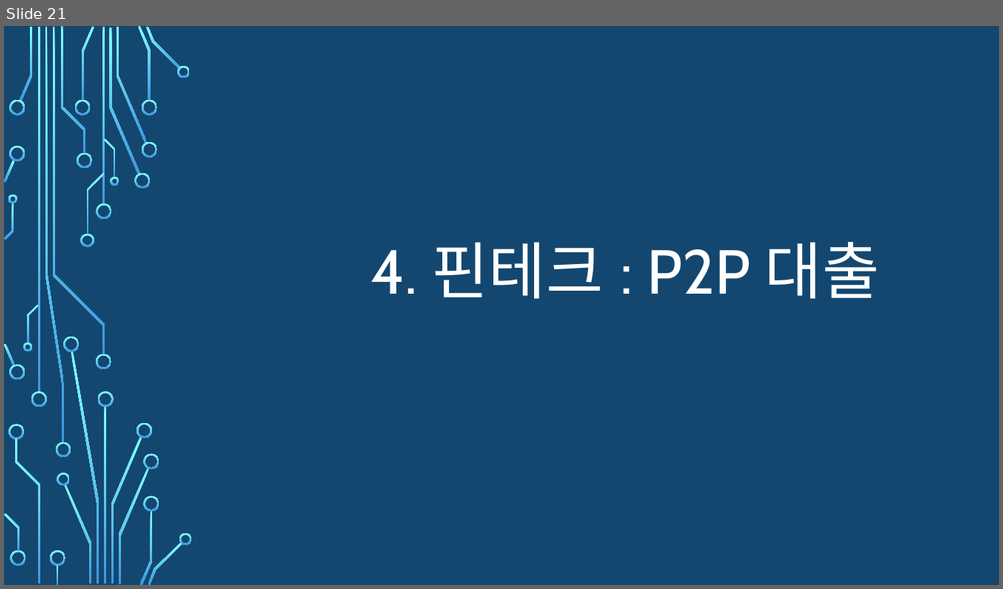
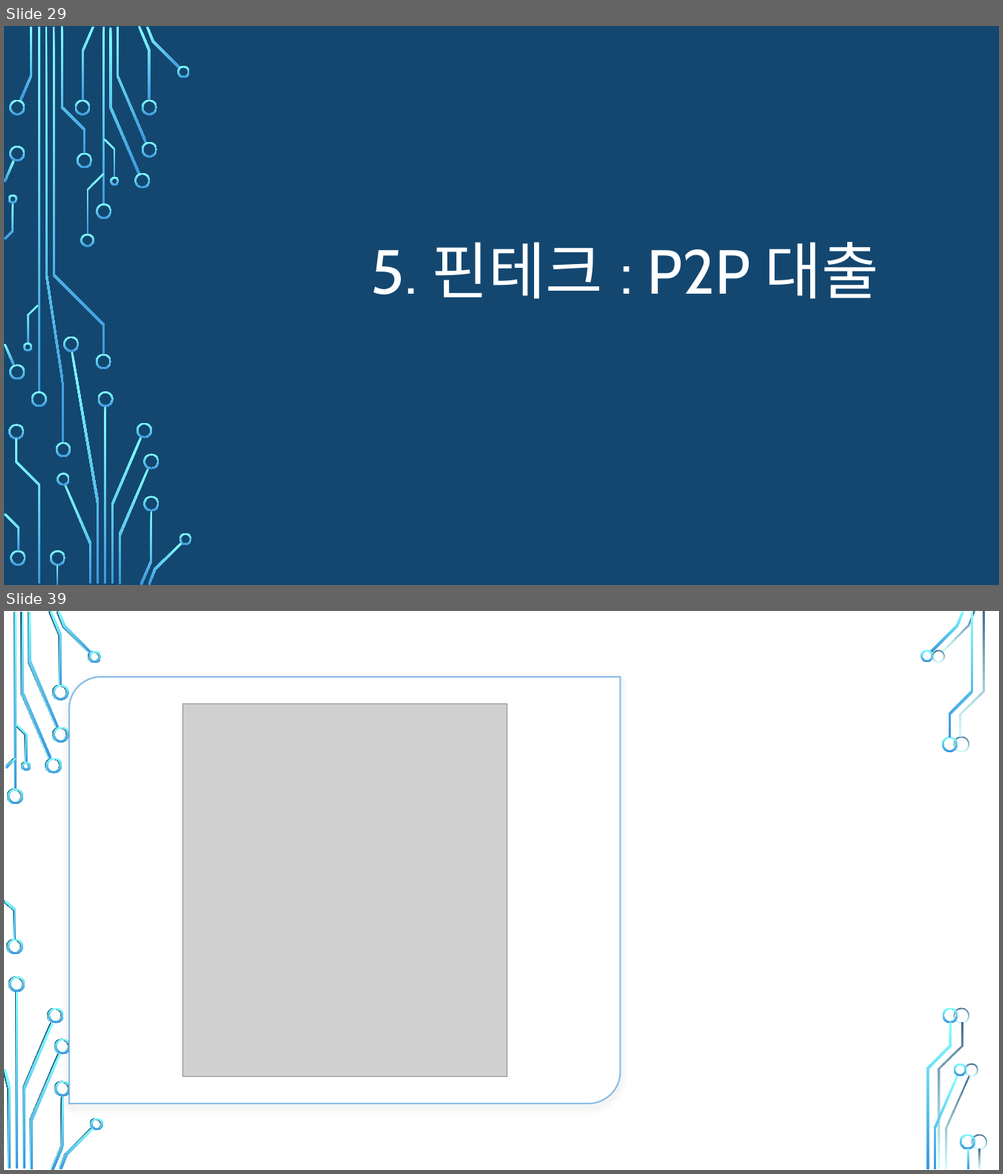
Before and after one commit to zerosum99/python_data_analysis, a slide deck: 금융/4차 산업혁명을 위한 금융.pptx. Shown one above the other, each under a label of ours: slide 21 before the commit, slides 29 and 39 after it; the slides between them are not shown. The pictures are 1003x589 and 1003x1174 pixels, drawn with LibreOffice and Linux fonts; fonts in the diff are those of the drawing; grey boxes stand for pictures; background and template pictures are left out. Boxes give left, top, right and bottom in pixels: in the first picture for what was removed or moved away, otherwise in the second. Text is boxed around its words. In the diff, an @@ line names an element or a change of style, - is before the commit and + after.

```diff
--- a/금융/4차 산업혁명을 위한 금융.pptx
+++ b/금융/4차 산업혁명을 위한 금융.pptx
@@ slide 39 added at (4, 611, 999, 1170), background picture (left out) @@
@@ round diag rect added at (69, 677, 620, 1103), fill #FFFFFF, outline #3D97DE 1.5 pt @@
@@ picture added at (182, 703, 506, 1077) @@
@@ group added at (4, 611, 976, 1170): 33 freeform shapes, 3 rectangles @@
@@ group added at (4, 611, 987, 1170): 33 freeform shapes, 3 rectangles @@
@@ what was slide 21 is now slide 29 @@
@@ slide 29 changed as well @@
@@ title at (371, 242, 879, 299): text changed @@
-4. 핀테크 : P2P 대출
+5. 핀테크 : P2P 대출
```
Also in this commit, not shown: 1 other slide changed, 19 other slides added, 2 slides removed.
